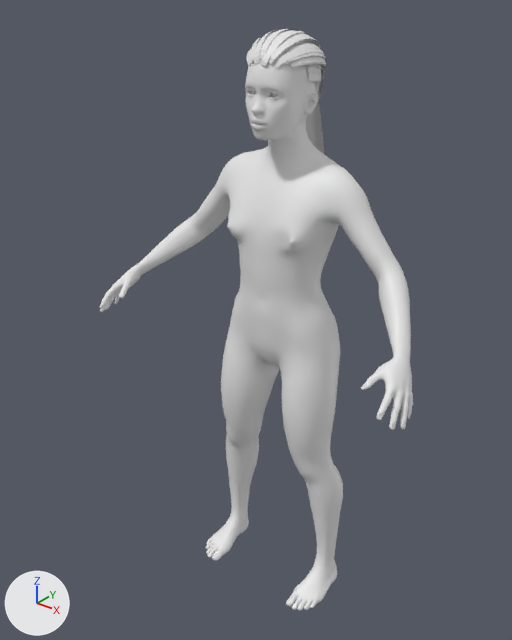
Renders of the glTF model public/surfer/female.glb from each side of a commit.
One viewpoint serves both versions: a camera (50 mm lens) standing at (1.086, -1.512, 1.783) and looking at (-0.055, -0.086, 0.899). Lighting does not change. The marker at lower left points along +X, +Y and +Z. The older version comes first. Vertices at exactly the same position are counted once.

The older version as bpy lines, for what is in view:
```python
mat_body = principled_material('body')
mat_body.base_color = (0.8, 0.8, 0.8)  # white #e7e7e7
me_base = bpy.data.meshes.new('base')
me_base.from_pydata(...)  # 10502 vertices, 21000 faces; spans x -0.51..0.51, y -0.31..0.09, z 0.0..1.65
me_base.materials.append(mat_body)  # white #e7e7e7
me_female_hair = bpy.data.meshes.new('female_hair')
me_female_hair.from_pydata(...)  # 11230 vertices, 9350 faces; spans x -0.093..0.094, y -0.142..0.145, z 1.224..1.669
me_female_hair.materials.append(mat_hair)  # white #e7e7e7
ob_female_body = bpy.data.objects.new('female_body', me_base)
ob_female_body.location = (0.0, 0.0, 0.0)
ob_female_hair = bpy.data.objects.new('female_hair', me_female_hair)
ob_female_hair.location = (0.0, 0.0, 0.0)
```
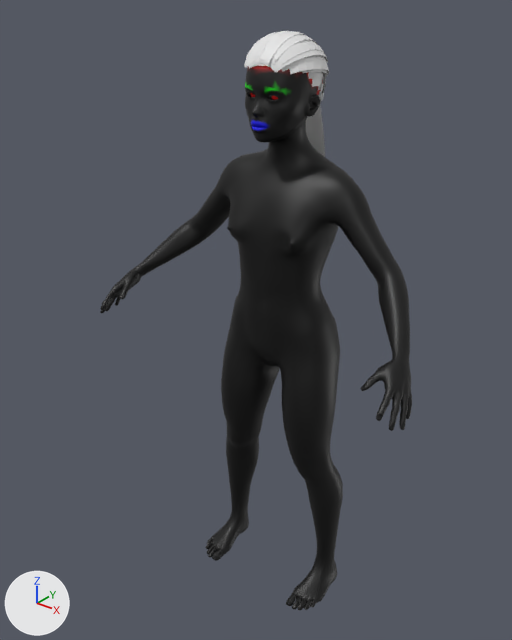
Boxes (x1, y1, x2, y2) around the edits, measured in the pictures (512 x 640 px; the box of a moved part takes in the faces that stretch with it):
'female_body', recoloured, reshaped (darker)
    before: (100, 62, 413, 611)
    after: (100, 65, 412, 610)
part 1 of me_base, moved or reshaped
    before: (100, 64, 413, 430)
    after: (100, 66, 412, 431)
part 2 of me_base, moved or reshaped
    before: (206, 509, 243, 561)
    after: (207, 509, 243, 560)
part 3 of me_base, moved or reshaped
    before: (287, 558, 327, 611)
    after: (287, 558, 326, 610)
part 4 of me_base, moved or reshaped
    before: (231, 365, 320, 531)
    after: (231, 366, 320, 531)

What changed in the scene script:
```text
Change mat_body:
    add n2 = _N.new('ShaderNodeMix'); n2.name = 'Mix'
    add n2.data_type = 'RGBA'
    add n2.blend_type = 'MULTIPLY'
    add n2.inputs[0].default_value = 1.0  # 'Factor'
    add n2.inputs[7].default_value = (0.8, 0.8, 0.8, 1.0)  # 'B', white #e7e7e7
    add n3 = _N.new('ShaderNodeVertexColor'); n3.name = 'Color Attribute'
    where n0 = _N.new('ShaderNodeBsdfPrincipled'); n0.name = 'Principled BSDF'
    add _L.new(n2.outputs[2], n0.inputs[0])  # 'Result' to 'Base Color'
    add _L.new(n3.outputs[0], n2.inputs[6])  # 'Color' to 'A'
Change me_base:
    where me_base.from_pydata(...)  # 10502 vertices, 21000 faces; spans x -0.51..0.51, y -0.31..0.09, z 0.0..1.65
    used by ob_female_body; location = (0.0, 0.0, 0.0)
    me_base part 1: 984 vertices moved within x -0.51..0.51, y -0.31..0.06, z 0.86..1.58; 2276 vertices removed from x -0.51..0.51, y -0.31..0.07, z 0.86..1.63; 2293 vertices added at x -0.51..0.51, y -0.31..0.07, z 0.86..1.64
    me_base part 2: 82 vertices moved within x -0.22..-0.14, y -0.19..0.01, z 0.0..0.12; 63 vertices removed from x -0.23..-0.14, y -0.19..0.03, z 0.0..0.12; 55 vertices added at x -0.22..-0.14, y -0.19..0.01, z 0.0..0.12
    me_base part 3: 77 vertices moved within x 0.14..0.22, y -0.19..0.01, z 0.0..0.12; 55 vertices removed from x 0.14..0.23, y -0.19..0.01, z 0.0..0.12; 49 vertices added at x 0.14..0.22, y -0.19..0.01, z 0.0..0.12
    me_base part 4: 9 vertices moved within x -0.16..0.16, y -0.07..0.0, z 0.31..0.75; 15 vertices removed from x -0.17..0.17, y -0.06..0.0, z 0.27..0.76; 12 vertices added at x -0.1..0.13, y -0.04..0.0, z 0.47..0.75
```
